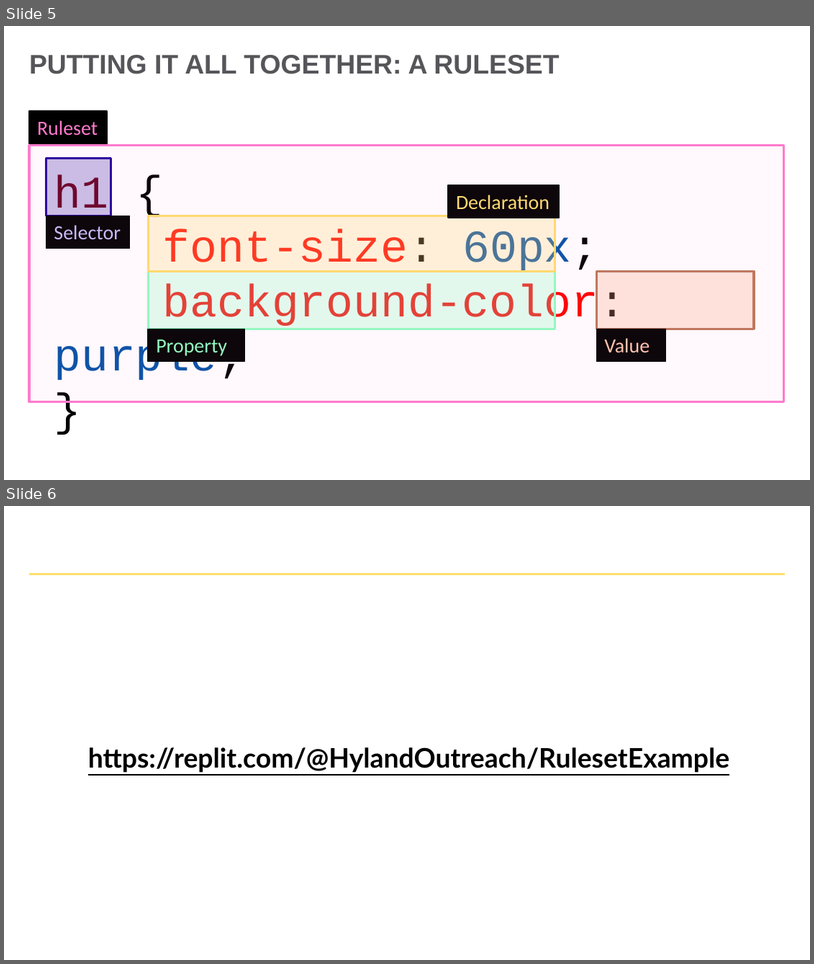
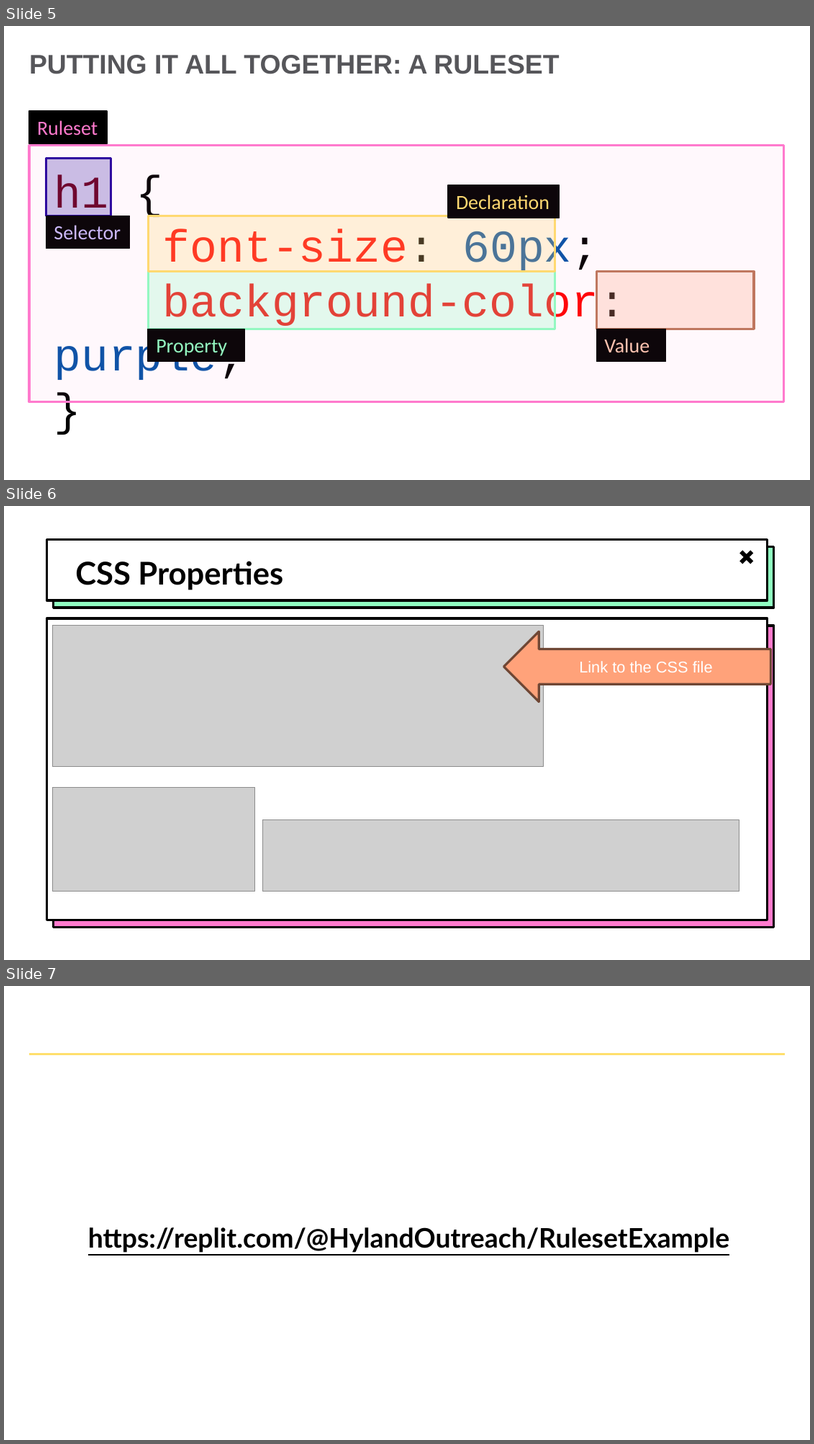
Before and after one commit to hytechclub/web-101, a slide deck: Week06/CssSelectorsAndProperties.pptx. Shown one above the other, each under a label of ours: slides 5 and 6 before the commit, slides 5, 6 and 7 after it. The pictures are 814x964 and 814x1444 pixels, drawn with LibreOffice and Linux fonts; fonts in the diff are those of the drawing; grey boxes stand for pictures; background and template pictures are left out. Boxes give left, top, right and bottom in pixels: in the first picture for what was removed or moved away, otherwise in the second. Text is boxed around its words. In the diff, an @@ line names an element or a change of style, - is before the commit and + after.

```diff
--- a/Week06/CssSelectorsAndProperties.pptx
+++ b/Week06/CssSelectorsAndProperties.pptx
@@ slide 6 added at [4, 506, 810, 960], background picture (left out) @@
@@ rectangle added at [46, 539, 768, 600], fill #FFFFFF, outline #000000 2.25 pt @@
@@ rectangle added at [53, 546, 774, 608], fill #8FFFC1, outline #000000 2.25 pt @@
@@ cross added at [736, 546, 757, 567], fill #000000 @@
@@ title added at [75, 561, 283, 590], 28 pt, text #000000, bold @@
+CSS Properties
@@ rectangle added at [46, 618, 768, 920], fill #FFFFFF, outline #000000 2.25 pt @@
@@ picture added at [52, 626, 543, 767] @@
@@ rectangle added at [53, 626, 774, 927], fill #FF7ACD, outline #000000 2.25 pt @@
@@ left arrow added at [504, 631, 771, 701], fill #FFA27A, outline #704735 2 pt, 14 pt, text #FFFFFF @@
+Link to the CSS file
@@ picture added at [52, 787, 255, 890] @@
@@ picture added at [263, 820, 739, 891] @@
@@ what was slide 6 is now slide 7 @@
```
Also in this commit, not shown: 5 other files.
